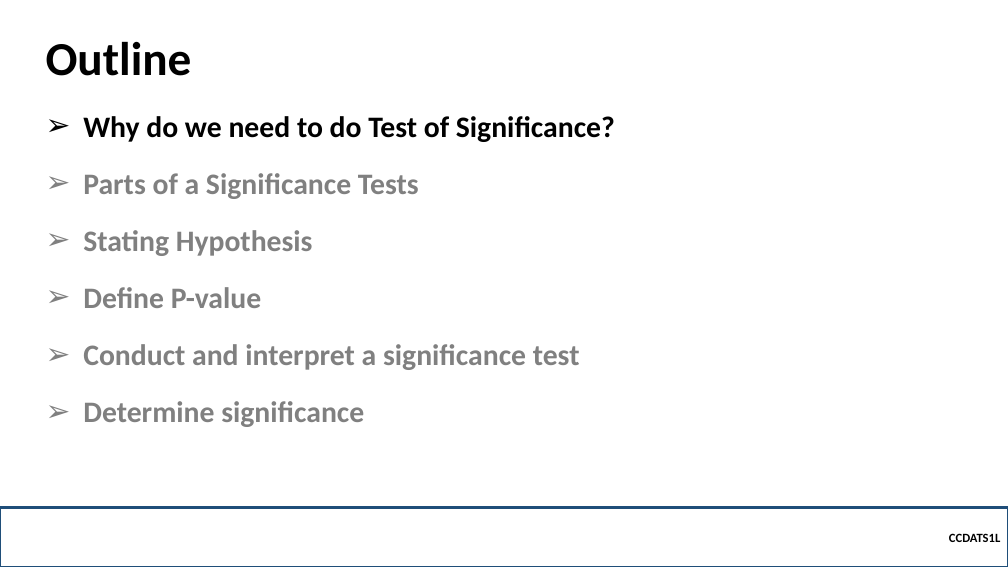
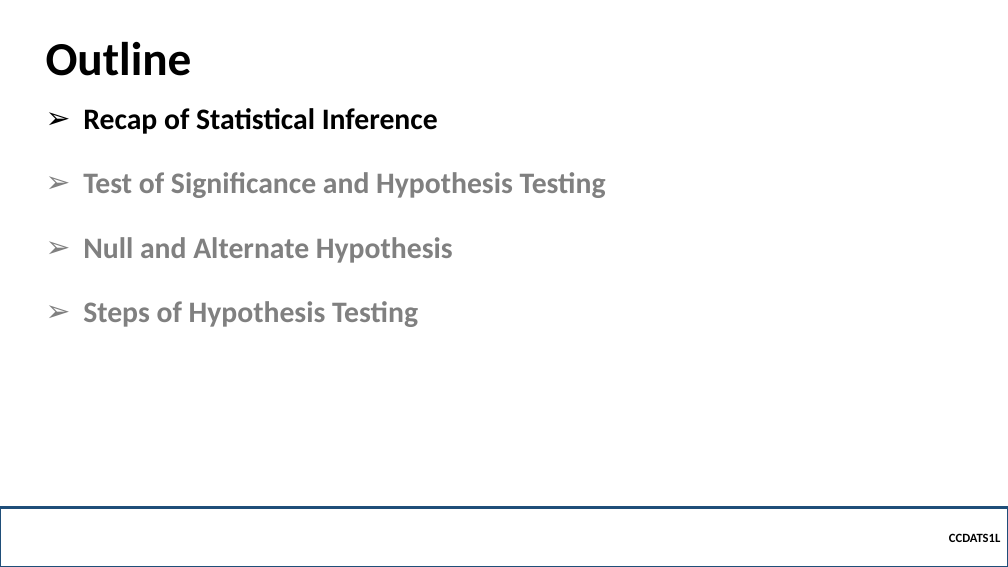
Before and after one commit to robitussin/CCDATS1L, a slide deck: slide 2 of week 10/Test of Significance.pptx. Drawn at 1008x567 pixels with LibreOffice and Linux fonts; fonts in the diff are those of the drawing; background and template pictures are left out. Boxes give left, top, right and bottom in pixels: in the first picture for what was removed or moved away, otherwise in the second. Text is boxed around its words. In the diff, an @@ line names an element or a change of style, - is before the commit and + after.

Commit message:
updated slides

```diff
--- a/week 10/Test of Significance.pptx
+++ b/week 10/Test of Significance.pptx
@@ text at (83, 108, 606, 327): text changed @@
-➢ Why do we need to do Test of Significance?
-➢ Parts of a Significance Tests
-➢ Stating Hypothesis
-➢ Define P-value
-➢ Conduct and interpret a significance test
-➢ Determine significance
+➢ Recap of Statistical Inference
+➢ Test of Significance and Hypothesis Testing
+➢ Null and Alternate Hypothesis
+➢ Steps of Hypothesis Testing
```
Also in this commit, not shown: 7 other slides changed, 10 slides added, 2 slides removed, 5 other files.
